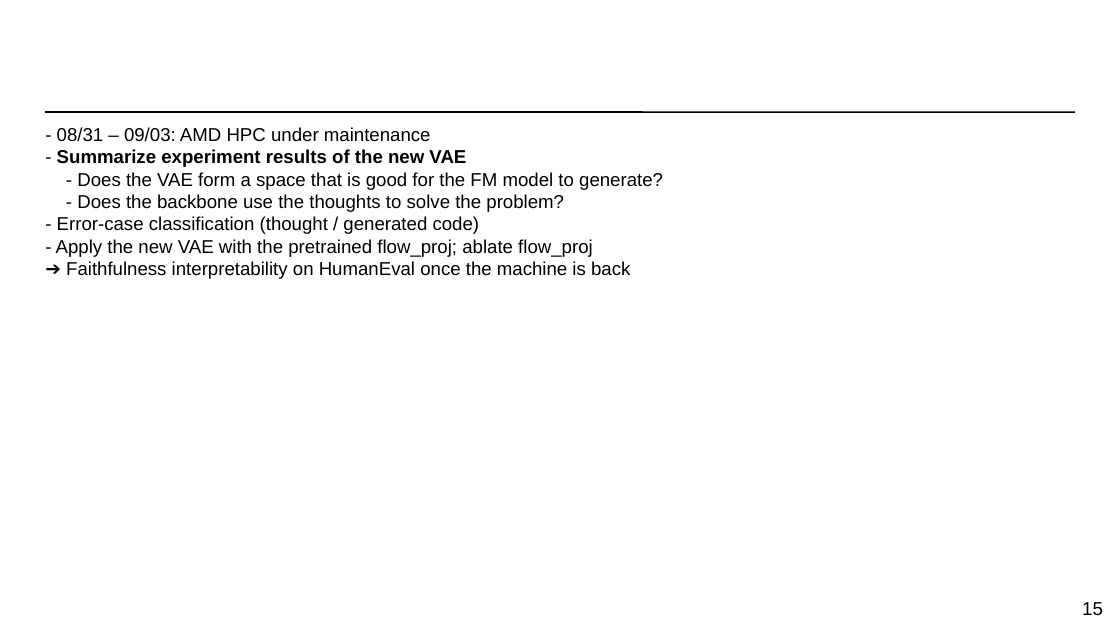
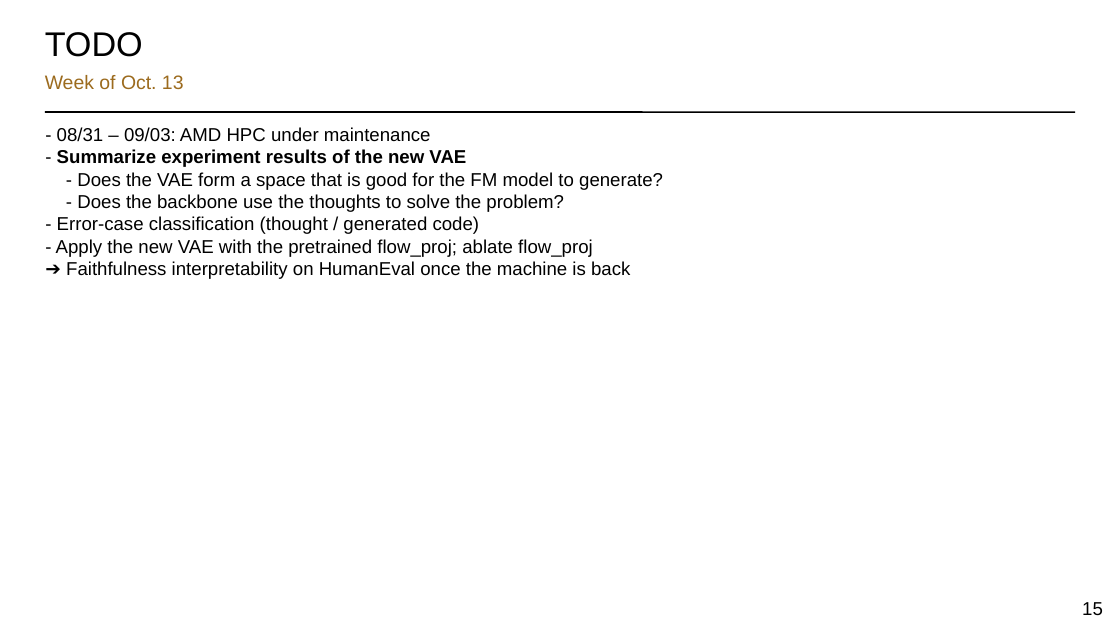
Before and after one commit to torridfish/dotfiles, a slide deck: slide 15 of agents/.agents/skills/research-slides/assets/research-slides-template.pptx. Drawn at 1120x630 pixels with LibreOffice and Linux fonts; fonts in the diff are those of the drawing. Boxes give left, top, right and bottom in pixels: in the first picture for what was removed or moved away, otherwise in the second. Text is boxed around its words. In the diff, an @@ line names an element or a change of style, - is before the commit and + after.

```diff
--- a/agents/.agents/skills/research-slides/assets/research-slides-template.pptx
+++ b/agents/.agents/skills/research-slides/assets/research-slides-template.pptx
@@ text added at (45, 32, 143, 57), 22 pt, text #000000 @@
+TODO
@@ text added at (45, 75, 184, 89), 12.5 pt, text #9C6B1E @@
+Week of Oct. 13
```
Also in this commit, not shown: 12 other slides changed, 1 slide added, 1 slide removed, 2 other files.
